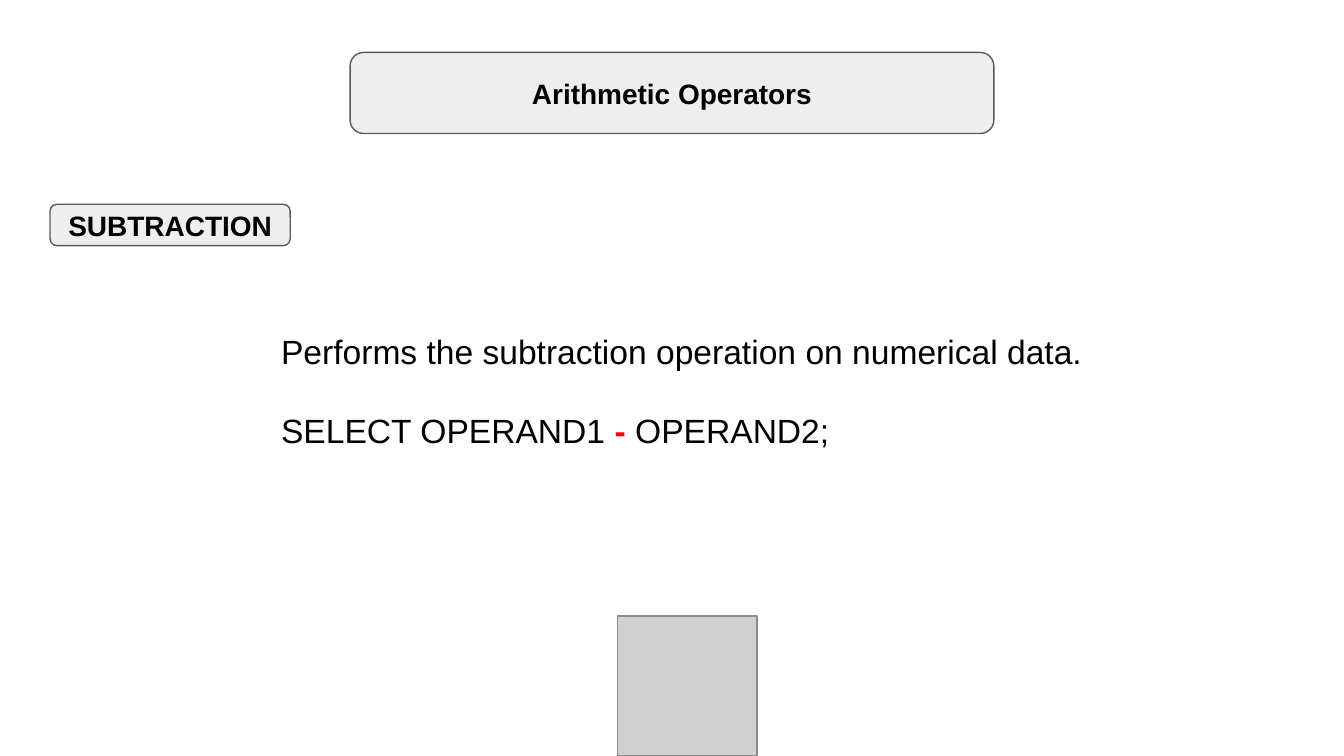
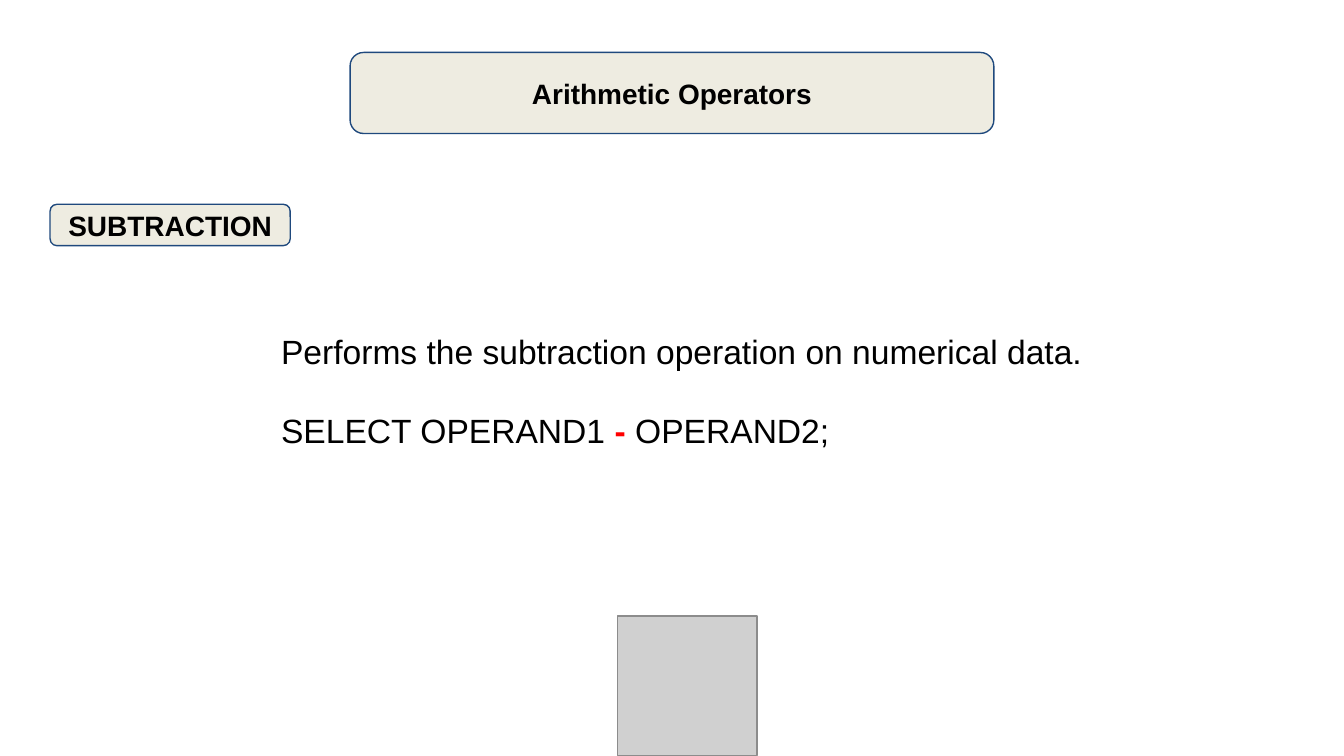
Before and after one commit to manug7/slides, a slide deck: slide 4 of sql/3 - operators/3.1 - arithmetic/slide/SQL Arithmetic Operators.odp. Drawn at 1344x756 pixels with LibreOffice and Linux fonts; fonts in the diff are those of the drawing; grey boxes stand for pictures. Boxes give left, top, right and bottom in pixels: in the first picture for what was removed or moved away, otherwise in the second. Text is boxed around its words. In the diff, an @@ line names an element or a change of style, - is before the commit and + after.

```diff
--- a/sql/3 - operators/3.1 - arithmetic/slide/SQL Arithmetic Operators.odp
+++ b/sql/3 - operators/3.1 - arithmetic/slide/SQL Arithmetic Operators.odp
@@ rounded rectangle "Arithmetic Operators" at (x1=349, y1=52, x2=993, y2=133): fill #EEEEEE to #EEECE1; outline #595959 0.74 pt to #1F497D 0.74 pt @@
@@ rounded rectangle "SUBTRACTION" at (x1=50, y1=204, x2=290, y2=246): fill #EEEEEE to #EEECE1; outline #595959 0.74 pt to #1F497D 0.74 pt @@
```
Also in this commit, not shown: 9 other slides changed, 3 other files.
